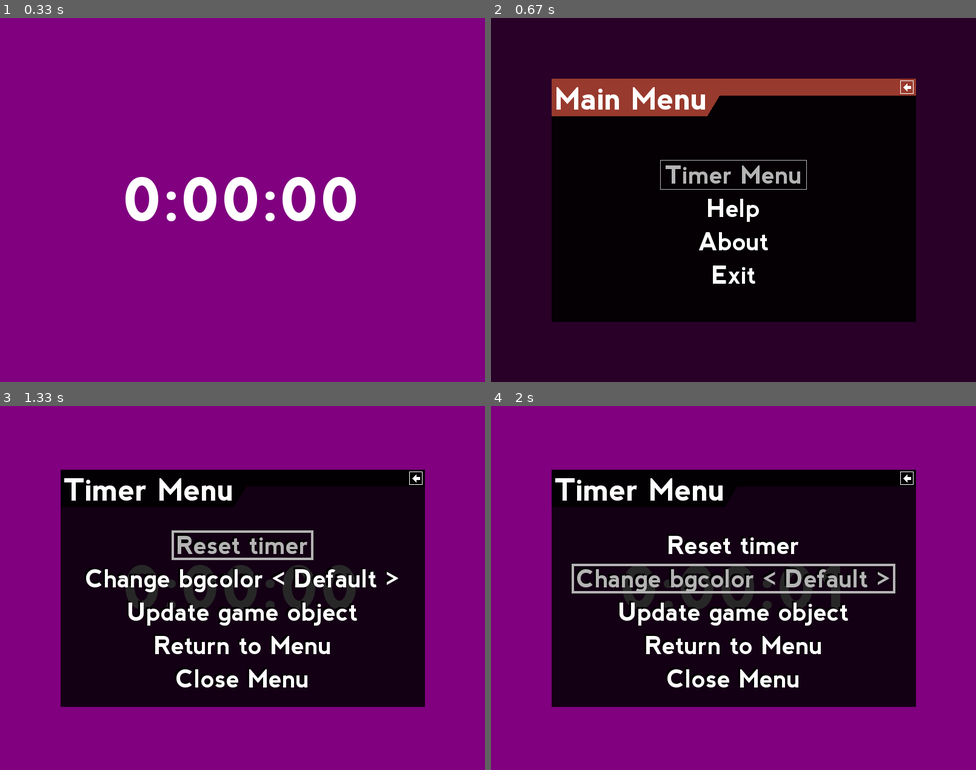
Above: before the commit, frames 1-4 (two rows, left to right).
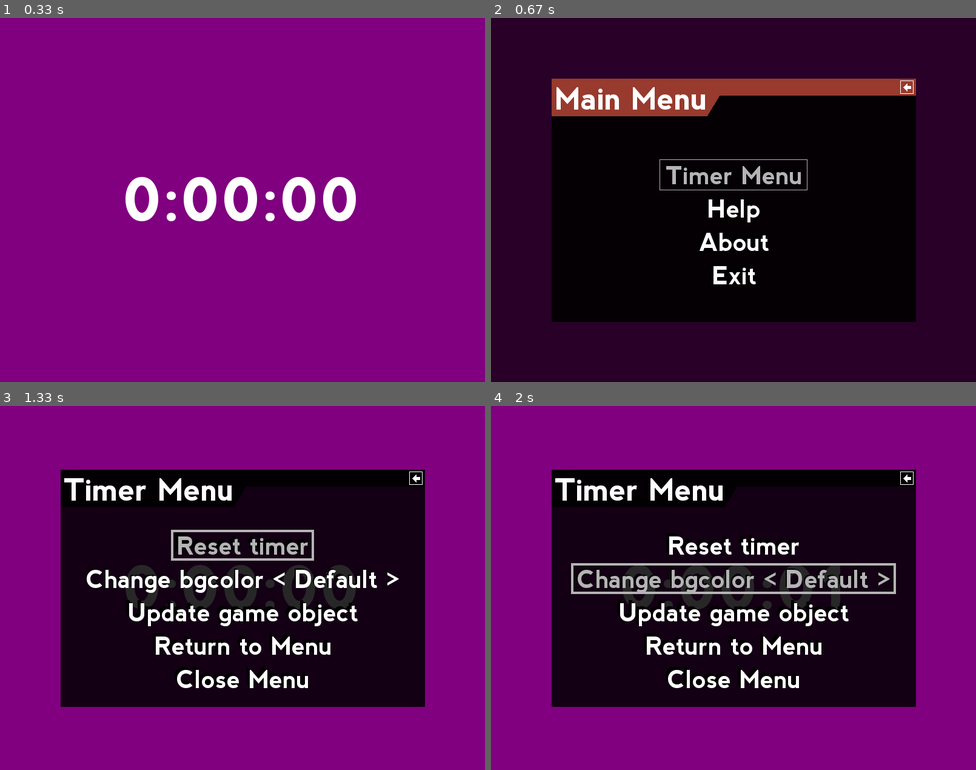
Above: after the commit, the same moments.

Repository: ppizarror/pygame-menu
Game: pygame game, started from example.py
Same seed, same stepped clock (60 frames per second), same inputs: the game is played once before the commit and once after it.
Inputs:
- Up to frame 1 (0.33 s): no input
- Up to frame 2 (0.67 s): tap Esc at 0.33 s
- Up to frame 3 (1.33 s): type "ann" at 0.67 s; tap Enter at 1 s; click "Update game object" at 1.27 s
- Up to frame 4 (2 s): hold Up from 1.55 s (still down)

Frame 1 is identical in both runs. In frame 2, 0.8% of the frame differs, in the area x 34-66%, y 38-74%; in frame 3, 2.3%; in frame 4, 2.5%, in the area x 16-84%, y 35-78%.

Commit message:
Render shadow in _render() to fix shadow ellipsis in text_input

Diff:
--- a/pygameMenu/widgets/button.py
+++ b/pygameMenu/widgets/button.py
@@ -86,7 +86,17 @@
             color = self._font_selected_color
         else:
             color = self._font_color
-        self._surface = self._font.render(self.label, 1, color)
+
+        text = self._font.render(self.label, self._font_antialias, color)
+
+        if self._shadow:
+            size = (text.get_width() + 2, text.get_height() + 2)
+            text_bg = self._font.render(self.label, self._font_antialias, self._shadow_color)
+            self._surface = _pygame.Surface(size, _pygame.SRCALPHA, 32).convert_alpha()
+            self._surface.blit(text_bg, (0, 0))
+            self._surface.blit(text, (2, 2))
+        else:
+            self._surface = text
 
     def update(self, events):
         """
--- a/pygameMenu/widgets/selector.py
+++ b/pygameMenu/widgets/selector.py
@@ -87,12 +87,6 @@
         See upper class doc.
         """
         self._render()
-
-        if self._shadow:
-            string = self._sformat.format(self.label, self.get_value())
-            text_bg = self._font.render(string, 1, self._shadow_color)
-            surface.blit(text_bg, self._rect.move(-3, -3).topleft)
-
         surface.blit(self._surface, self._rect.topleft)
 
     def get_value(self):
@@ -121,7 +115,17 @@
             color = self._font_selected_color
         else:
             color = self._font_color
-        self._surface = self._font.render(string, 1, color)
+
+        text = self._font.render(string, self._font_antialias, color)
+
+        if self._shadow:
+            size = (text.get_width() + 2, text.get_height() + 2)
+            text_bg = self._font.render(string, self._font_antialias, self._shadow_color)
+            self._surface = _pygame.Surface(size, _pygame.SRCALPHA, 32).convert_alpha()
+            self._surface.blit(text_bg, (0, 0))
+            self._surface.blit(text, (2, 2))
+        else:
+            self._surface = text
 
     def right(self):
         """
--- a/pygameMenu/widgets/textinput.py
+++ b/pygameMenu/widgets/textinput.py
@@ -46,7 +46,6 @@
                  default='',
                  textinput_id='',
                  type_data=_locals.PYGAME_INPUT_TEXT,
-                 antialias=True,
                  cursor_color=(0, 0, 1),
                  maxlength=0,
                  maxsize=0,
@@ -64,7 +63,6 @@
         :param default: Initial text to be displayed
         :param textinput_id: Id of the text input
         :param type_data: Type of data
-        :param antialias: Determines if antialias is applied to font (uses more processing power)
         :param cursor_color: Color of cursor
         :param maxlength: Maximum length of input
         :param maxsize: Maximum size of the text to be displayed (overflow)
@@ -79,7 +77,6 @@
         :type default: basestring
         :type textinput_id: basestring
         :type type_data: basestring
-        :type antialias: bool
         :type cursor_color: tuple
         :type maxlength: int
         :type maxsize: int
@@ -96,7 +93,6 @@
         if maxsize < 0:
             raise Exception('maxsize must be equal or greater than zero')
 
-        self._antialias = antialias
         self._input_string = str(default)  # Inputted text
         self._ignore_keys = (_ctrl.MENU_CTRL_UP, _ctrl.MENU_CTRL_DOWN, _pygame.K_ESCAPE,
                              _pygame.K_NUMLOCK, _pygame.K_TAB, _pygame.K_CAPSLOCK)
@@ -146,11 +142,6 @@
         if not self._cursor_surface:
             self._cursor_surface = _pygame.Surface((int(self._font_size / 20 + 1), self._rect.height - 2))
             self._cursor_surface.fill(self._cursor_color)
-
-        if self._shadow:
-            string = self.label + self._input_string
-            text_bg = self._font.render(string, self._antialias, self._shadow_color)
-            surface.blit(text_bg, self._rect.move(-3, -3).topleft)
 
         surface.blit(self._surface, (self._rect.x, self._rect.y))
 
@@ -210,7 +201,16 @@
             color = self._font_selected_color
         else:
             color = self._font_color
-        self._surface = self._font.render(string, self._antialias, color)
+        text = self._font.render(string, self._font_antialias, color)
+
+        if self._shadow:
+            size = (text.get_width() + 2, text.get_height() + 2)
+            text_bg = self._font.render(string, self._font_antialias, self._shadow_color)
+            self._surface = _pygame.Surface(size, _pygame.SRCALPHA, 32).convert_alpha()
+            self._surface.blit(text_bg, (0, 0))
+            self._surface.blit(text, (2, 2))
+        else:
+            self._surface = text
 
     def _get_input_string(self):
         """
